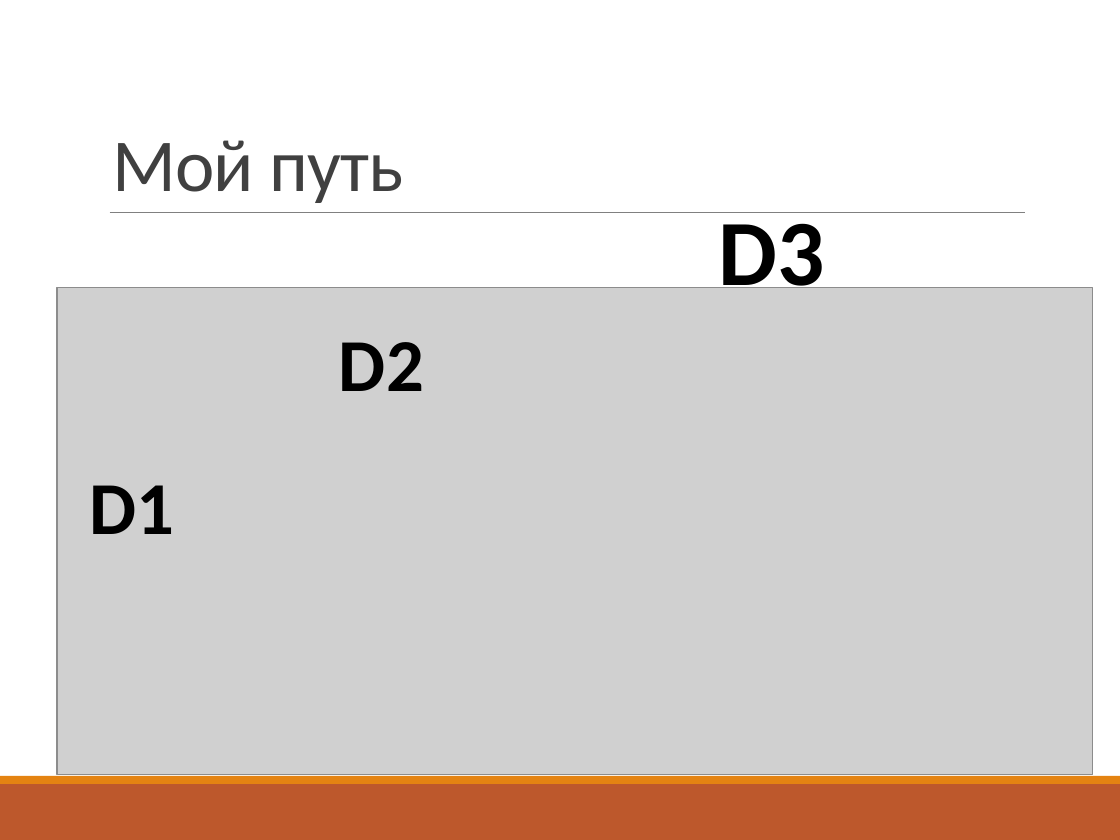
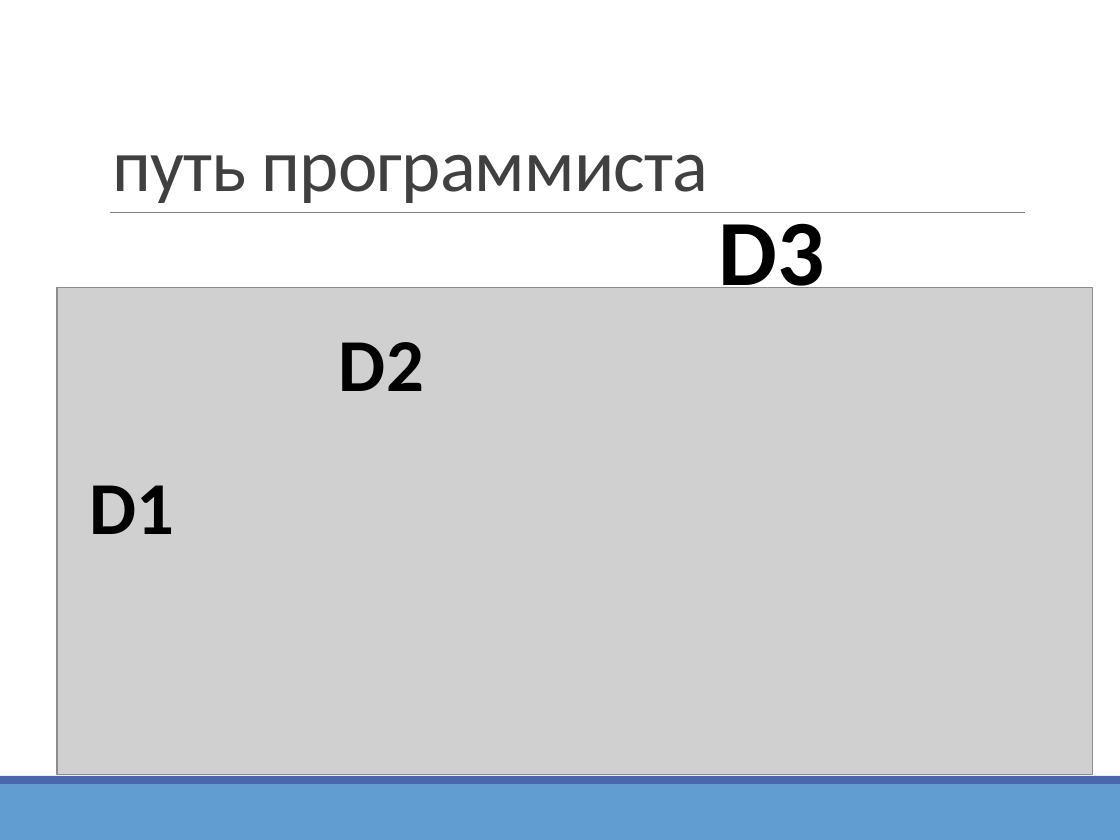
Before and after one commit to vitali-kviatkouski/personal, a slide deck: slide 6 of epamkids/EPAMKids.pptx. Drawn at 1120x840 pixels with LibreOffice and Linux fonts; fonts in the diff are those of the drawing; grey boxes stand for pictures. Boxes give left, top, right and bottom in pixels: in the first picture for what was removed or moved away, otherwise in the second. Text is boxed around its words. In the diff, an @@ line names an element or a change of style, - is before the commit and + after.

```diff
--- a/epamkids/EPAMKids.pptx
+++ b/epamkids/EPAMKids.pptx
@@ title at (112,154,709,203): text changed @@
-Мой путь
+путь программиста
@@ rectangle at (0,776,1120,784): fill #E48312 to #4A66AC @@
@@ rectangle at (0,784,1120,840): fill #BD582C to #629DD1 @@
```
Also in this commit, not shown: 20 other slides changed, 3 slides added, 6 slides removed.
